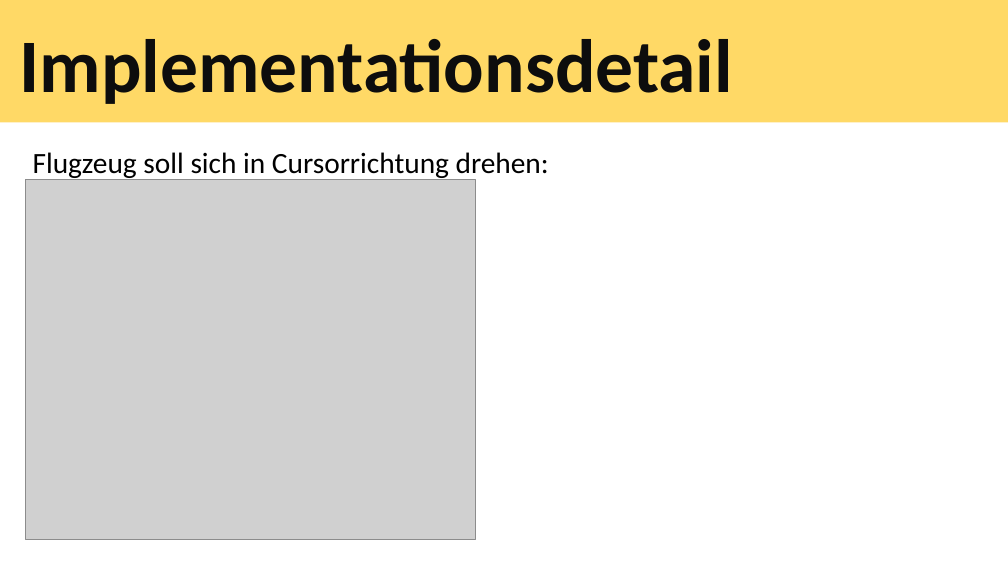
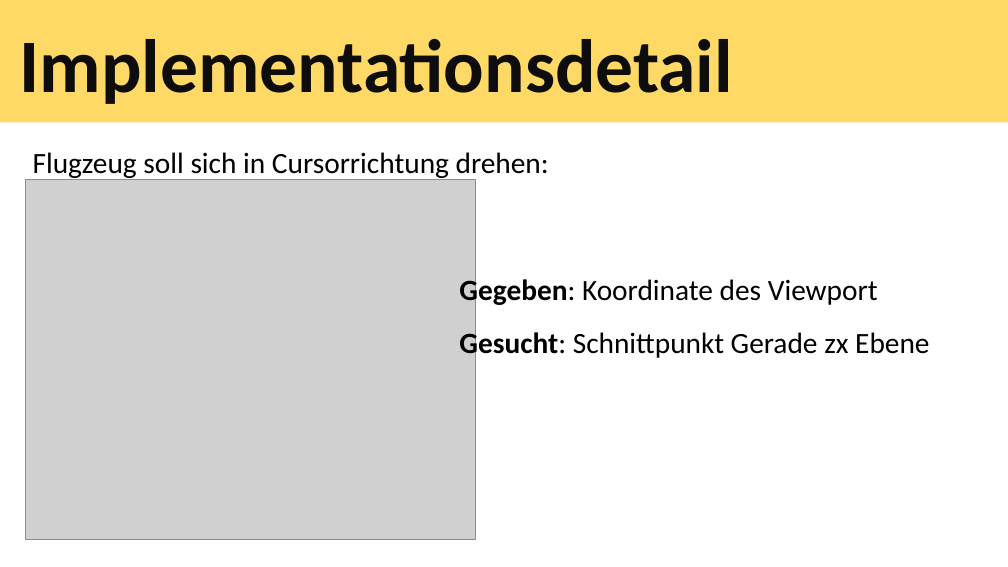
Before and after one commit to tscheims1/ogre, a slide deck: slide 13 of ogrepresentation.pptx. Drawn at 1008x567 pixels with LibreOffice and Linux fonts; fonts in the diff are those of the drawing; grey boxes stand for pictures. Boxes give left, top, right and bottom in pixels: in the first picture for what was removed or moved away, otherwise in the second. Text is boxed around its words. In the diff, an @@ line names an element or a change of style, - is before the commit and + after.

```diff
--- a/ogrepresentation.pptx
+++ b/ogrepresentation.pptx
@@ text added at box(459, 275, 929, 360), 28 pt, text #000000 @@
+Gegeben: Koordinate des Viewport
+Gesucht: Schnittpunkt Gerade zx Ebene
```
Also in this commit, not shown: 2 other slides changed, 3 slides added, 1 other file.
